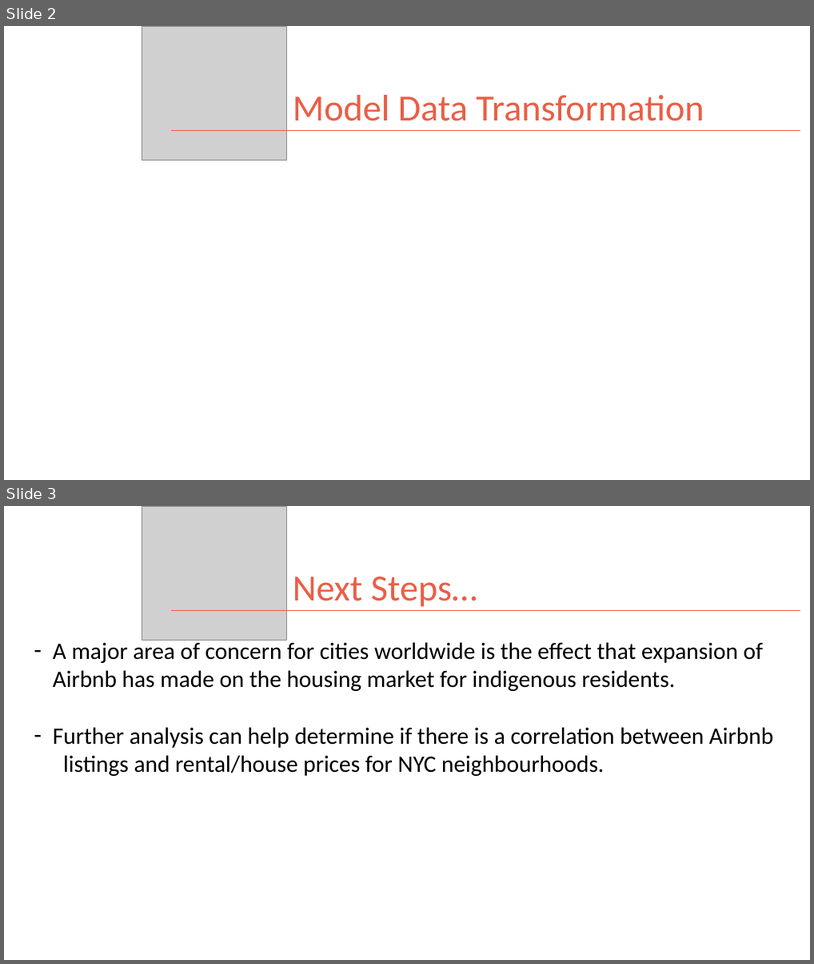
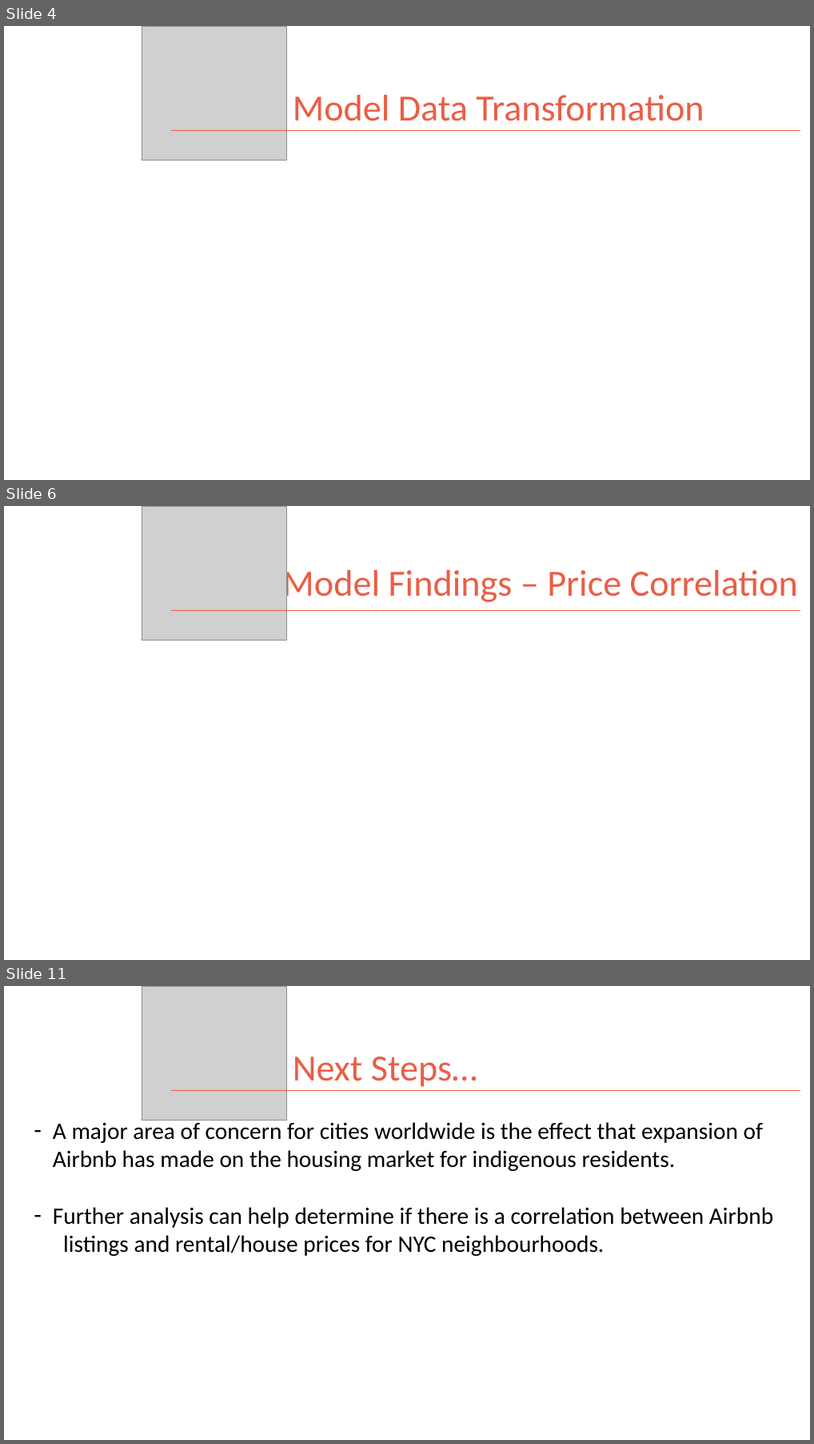
Before and after one commit to kman4/AirbnbPredictions, a slide deck: Airbnb Price Predictions (Model).pptx. Shown one above the other, each under a label of ours: slides 2 and 3 before the commit, slides 4, 6 and 11 after it; the slides between them are not shown. The pictures are 814x964 and 814x1444 pixels, drawn with LibreOffice and Linux fonts; fonts in the diff are those of the drawing; grey boxes stand for pictures. Boxes give left, top, right and bottom in pixels: in the first picture for what was removed or moved away, otherwise in the second. Text is boxed around its words. In the diff, an @@ line names an element or a change of style, - is before the commit and + after.

Commit message:
added model data transformation to powerpoint

```diff
--- a/Airbnb Price Predictions (Model).pptx
+++ b/Airbnb Price Predictions (Model).pptx
@@ slide 6 added at (4, 506, 810, 960), background #FFFFFF @@
@@ picture added at (142, 506, 286, 640) @@
@@ title added at (282, 564, 798, 604), 44 pt, text #EA5E46 @@
+Model Findings – Price Correlation
@@ line added from (171, 610) to (801, 610), #EA5E46 1 pt @@
@@ what was slide 2 is now slide 4 @@
@@ what was slide 3 is now slide 11 @@
```
Also in this commit, not shown: 1 slide changed, 7 other slides added.
